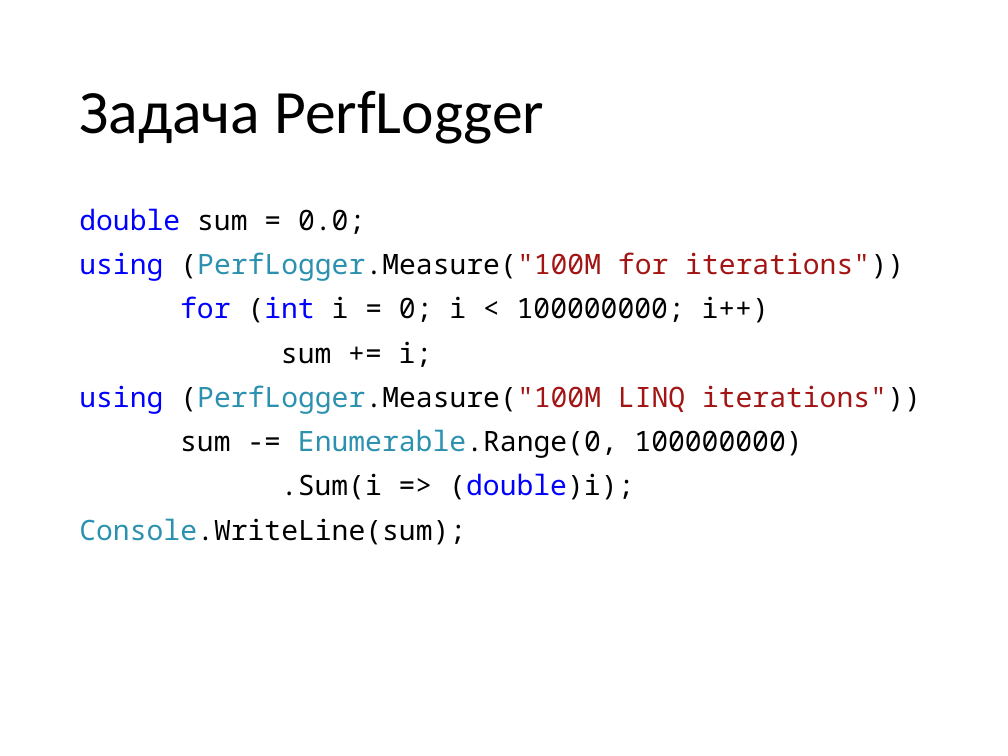
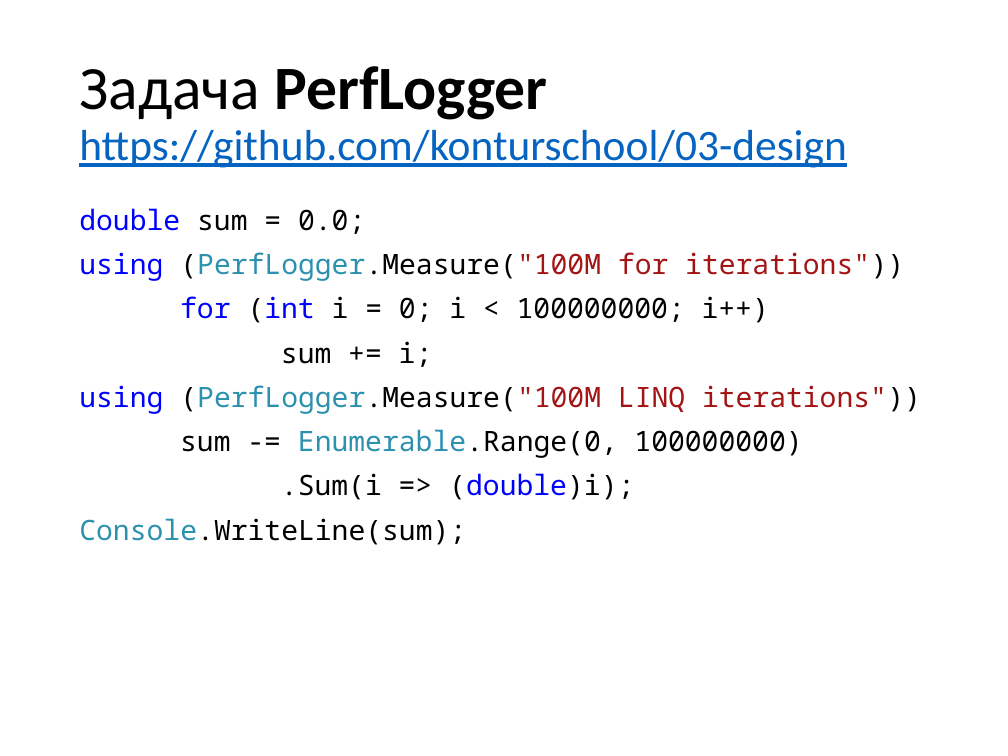
Before and after one commit to valertron/design, a slide deck: slide 40 of Design.pptx. Drawn at 1008x756 pixels with LibreOffice and Linux fonts; fonts in the diff are those of the drawing. Boxes give left, top, right and bottom in pixels: in the first picture for what was removed or moved away, otherwise in the second. Text is boxed around its words. In the diff, an @@ line names an element or a change of style, - is before the commit and + after.

```diff
--- a/Design.pptx
+++ b/Design.pptx
@@ title at <box>79,66,846,168</box>: text changed; size 44 to 31 pt; text colour #000000 to #0563C1 @@
-Задача PerfLogger
+Задача PerfLogger
+https://github.com/konturschool/03-design
```
Also in this commit, not shown: 3 other slides changed.
